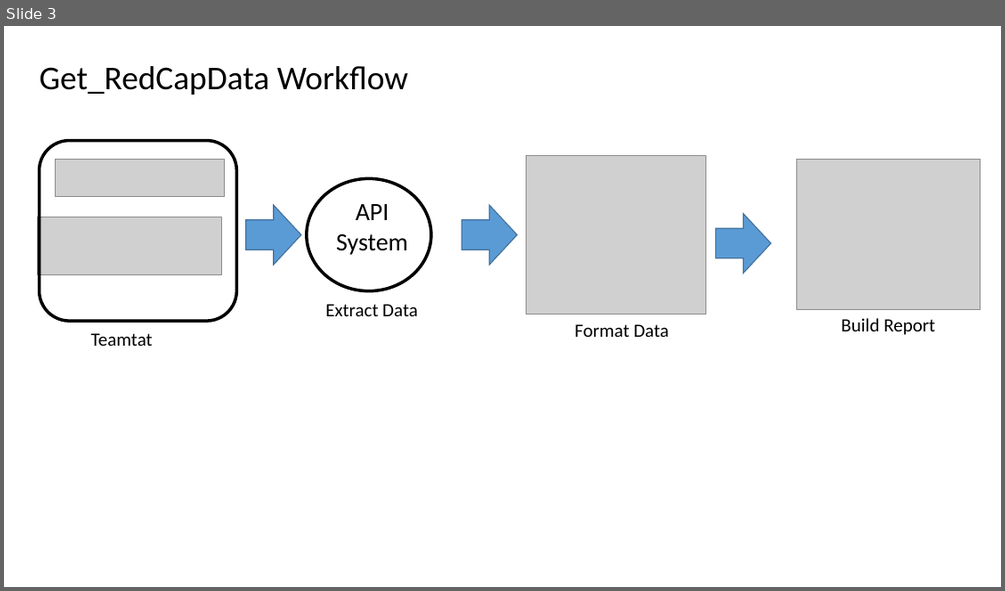
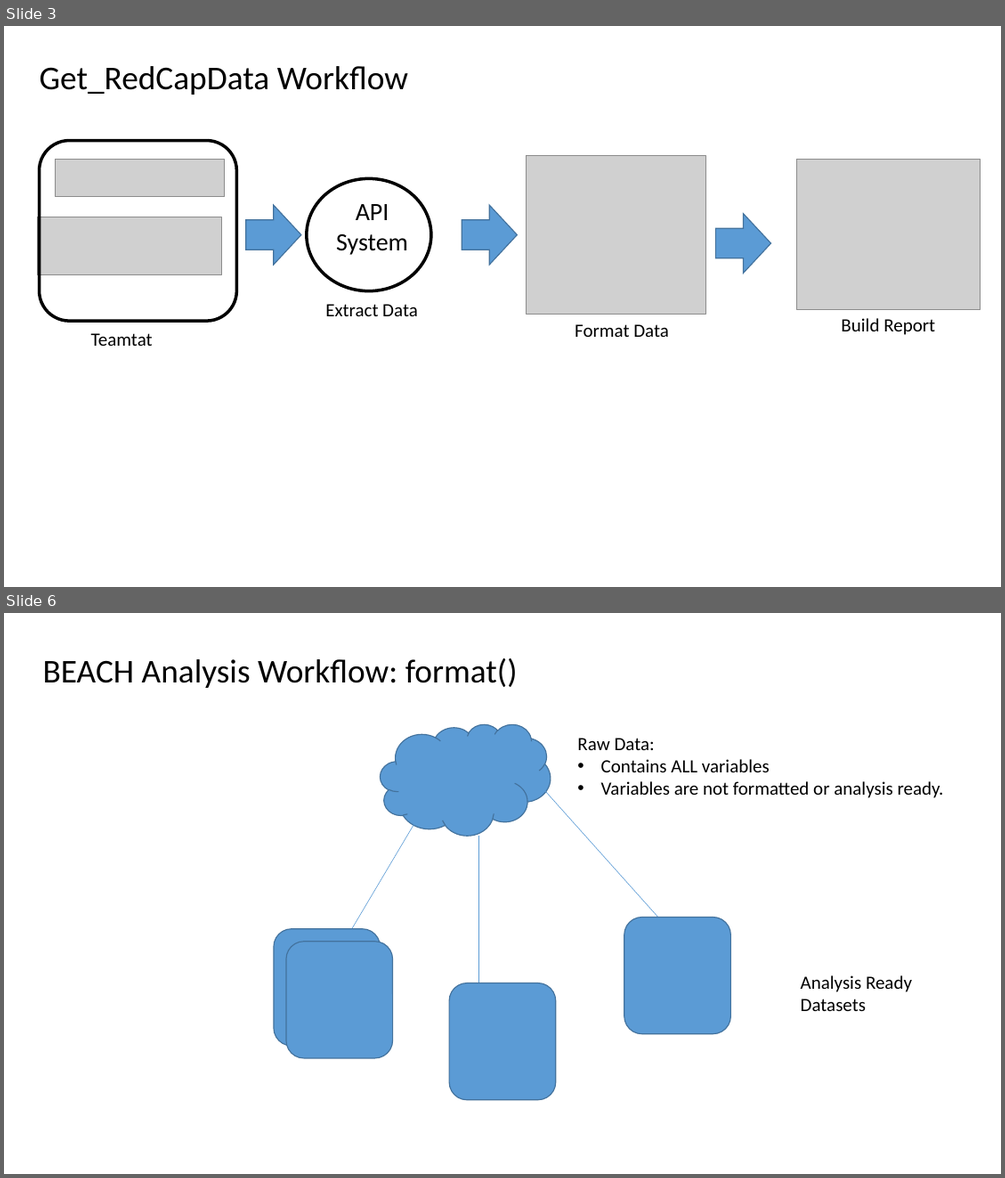
Before and after one commit to lemaslab/BEACH-reports, a slide deck: documents/presentation/workflows.pptx. Shown one above the other, each under a label of ours: slide 3 before the commit, slides 3 and 6 after it; the slides between them are not shown. The pictures are 1005x591 and 1005x1178 pixels, drawn with LibreOffice and Linux fonts; fonts in the diff are those of the drawing; grey boxes stand for pictures. Boxes give left, top, right and bottom in pixels: in the first picture for what was removed or moved away, otherwise in the second. Text is boxed around its words. In the diff, an @@ line names an element or a change of style, - is before the commit and + after.

Commit message:
added workflow draft: BEACH Analysis
I added some slides to help outline our BEACH analysis workflow using redcap. This includes the: get-format-build concept.

```diff
--- a/documents/presentation/workflows.pptx
+++ b/documents/presentation/workflows.pptx
@@ slide 6 added at (x1=4, y1=613, x2=1001, y2=1174), background #FFFFFF @@
@@ text added at (x1=43, y1=658, x2=518, y2=688), 32 pt, text #000000 @@
+BEACH Analysis Workflow: format()
@@ cloud added at (x1=380, y1=724, x2=550, y2=835), fill #5B9BD5, outline #43739E 1 pt @@
@@ text added at (x1=577, y1=738, x2=944, y2=798), 18 pt, text #000000 @@
+Raw Data:
+• Contains ALL variables
+• Variables are not formatted or analysis ready.
@@ arrow added from (537, 782) to (665, 925), #5B9BD5 0.5 pt @@
@@ arrow added from (423, 809) to (346, 940), #5B9BD5 0.5 pt @@
@@ arrow added from (479, 835) to (479, 993), #5B9BD5 0.5 pt @@
@@ rounded rectangle added at (x1=274, y1=929, x2=380, y2=1046), fill #5B9BD5, outline #43739E 1 pt @@
@@ rounded rectangle added at (x1=624, y1=917, x2=731, y2=1034), fill #5B9BD5, outline #43739E 1 pt @@
@@ rounded rectangle added at (x1=286, y1=941, x2=392, y2=1058), fill #5B9BD5, outline #43739E 1 pt @@
@@ rounded rectangle added at (x1=449, y1=983, x2=555, y2=1100), fill #5B9BD5, outline #43739E 1 pt @@
@@ text added at (x1=801, y1=975, x2=912, y2=1011), 18 pt, text #000000 @@
+Analysis Ready Datasets
```
Also in this commit, not shown: 1 slide changed, 3 other slides added, 1 slide removed.
